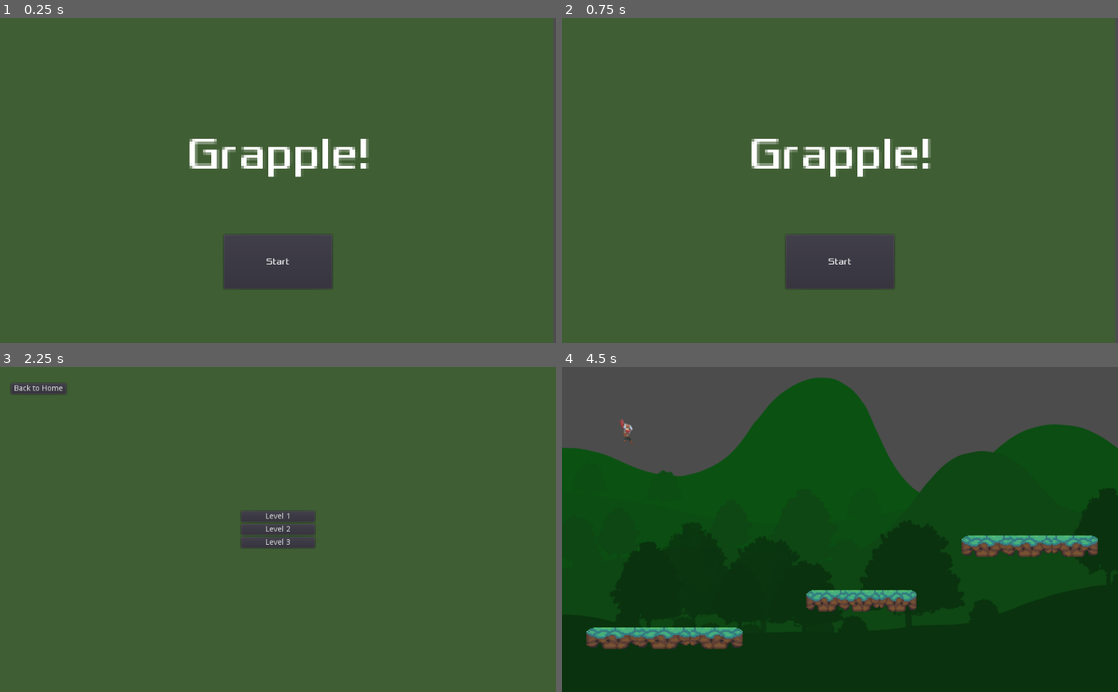
Above: before the commit, frames 1-4 (two rows, left to right).
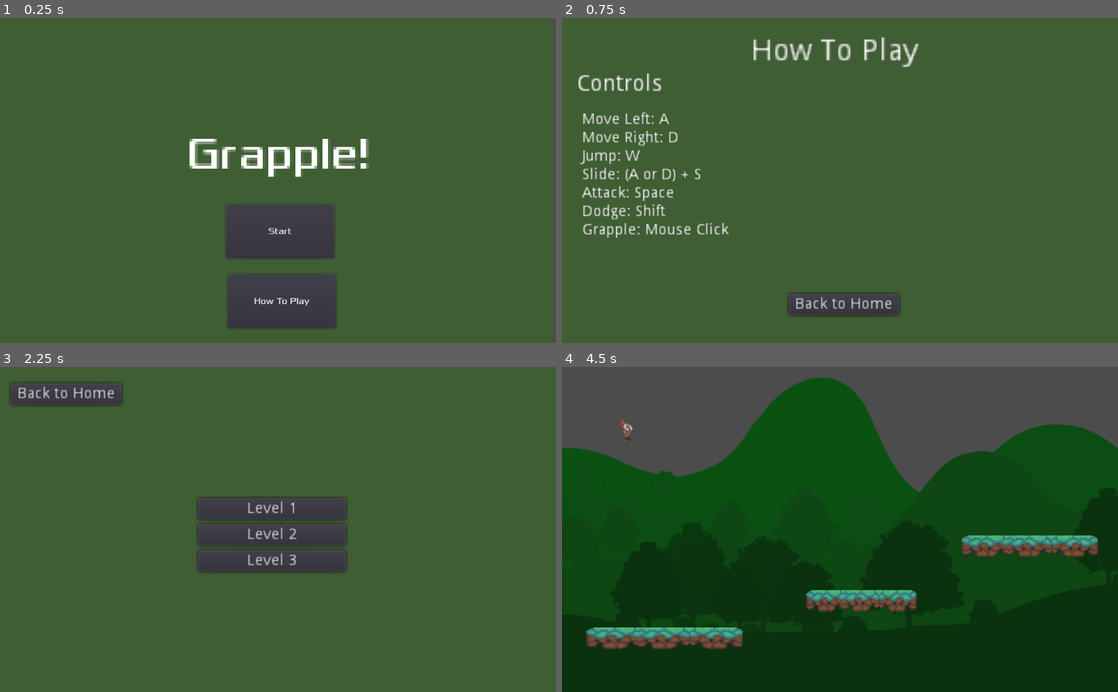
Above: after the commit, the same moments.

Repository: ztd12/GodotGrapple
Game: Godot game, scene res://HUD/Main Menu.tscn
The game is run twice, just before and just after one commit, with the same random seed, the same clock (stepped at 60 frames per second) and the same inputs.
Inputs (mouse positions are in pixels of both pictures, inside the frame that each line leads up to):
- Up to frame 1 (0.25 s): no input
- Up to frame 2 (0.75 s): click (845, 300) at 0.5 s, where only the run after the commit has a clickable "How To Play"
- Up to frame 3 (2.25 s): click (283, 653) at 1.25 s, where only the run after the commit has a clickable "Back to Home"; click "Start" at 2 s
- Up to frame 4 (4.5 s): click "Back to Home" at 2.75 s; click "Start" at 3.5 s; click "Level 1" at 4.25 s

The runs differ from the first frame. In frame 1, 5.2% of the frame differs, in the area x 40-61%, y 57-96%; in frame 2, 9.4%, in the area x 2-67%, y 5-92%; in frame 3, 5.9%; in frame 4, nothing differs.

Commit message:
add how to menu

Diff:
--- /dev/null
+++ b/HUD/How To Menu.tscn
@@ -0,0 +1,55 @@
+[gd_scene load_steps=2 format=2]
+
+[ext_resource path="res://HUD/how_to_menu.gd" type="Script" id=1]
+
+[node name="How To Menu" type="Control"]
+script = ExtResource( 1 )
+
+[node name="ColorRect" type="ColorRect" parent="."]
+margin_right = 1024.0
+margin_bottom = 600.0
+color = Color( 0.25098, 0.368627, 0.203922, 1 )
+
+[node name="Label" type="Label" parent="."]
+anchor_right = 1.0
+anchor_bottom = 1.0
+margin_left = 348.0
+margin_top = 35.0
+margin_right = 425.0
+margin_bottom = 49.0
+rect_scale = Vector2( 4, 4 )
+text = "How To Play"
+
+[node name="Label3" type="Label" parent="."]
+anchor_right = 1.0
+anchor_bottom = 1.0
+margin_left = 27.0
+margin_top = 102.0
+margin_right = 104.0
+margin_bottom = 116.0
+rect_scale = Vector2( 3, 3 )
+text = "Controls"
+
+[node name="Label2" type="Label" parent="."]
+margin_left = 37.0
+margin_top = 174.0
+margin_right = 172.0
+margin_bottom = 324.0
+rect_scale = Vector2( 2, 2 )
+text = "Move Left: A
+Move Right: D
+Jump: W
+Slide: (A or D) + S
+Attack: Space
+Dodge: Shift
+Grapple: Mouse Click"
+
+[node name="homeButton" type="Button" parent="."]
+margin_left = 417.0
+margin_top = 509.0
+margin_right = 519.0
+margin_bottom = 529.0
+rect_scale = Vector2( 2, 2 )
+text = "Back to Home"
+
+[connection signal="pressed" from="homeButton" to="." method="_on_homeButton_pressed"]
--- a/HUD/Level Menu.tscn
+++ b/HUD/Level Menu.tscn
@@ -17,10 +17,11 @@
 anchor_top = 0.5
 anchor_right = 0.5
 anchor_bottom = 0.5
-margin_left = -68.0
-margin_top = -34.0
-margin_right = 68.0
-margin_bottom = 34.0
+margin_left = -147.0
+margin_top = -58.0
+margin_right = -11.0
+margin_bottom = 10.0
+rect_scale = Vector2( 2, 2 )
 
 [node name="Level 1" type="Button" parent="VBoxContainer"]
 margin_right = 136.0
@@ -44,6 +45,7 @@
 margin_top = 30.0
 margin_right = 122.0
 margin_bottom = 50.0
+rect_scale = Vector2( 2, 2 )
 text = "Back to Home"
 
 [connection signal="pressed" from="VBoxContainer/Level 1" to="." method="_on_Level_1_pressed"]
--- a/HUD/Main Menu.gd
+++ b/HUD/Main Menu.gd
@@ -18,3 +18,9 @@
 
 func _on_StartButton_pressed():
 	get_tree().change_scene("res://HUD/Level Menu.tscn")
+
+
+
+
+func _on_HowToButton_pressed():
+	get_tree().change_scene("res://HUD/How To Menu.tscn")
--- a/HUD/Main Menu.tscn
+++ b/HUD/Main Menu.tscn
@@ -35,11 +35,25 @@
 anchor_top = 1.0
 anchor_right = 0.5
 anchor_bottom = 1.0
-margin_left = -100.0
-margin_top = -200.0
-margin_right = 100.0
-margin_bottom = -100.0
+margin_left = -96.0
+margin_top = -256.0
+margin_right = 104.0
+margin_bottom = -156.0
 custom_fonts/font = SubResource( 3 )
 text = "Start"
 
+[node name="HowToButton" type="Button" parent="."]
+anchor_left = 0.5
+anchor_top = 1.0
+anchor_right = 0.5
+anchor_bottom = 1.0
+margin_left = -93.0
+margin_top = -127.0
+margin_right = 107.0
+margin_bottom = -27.0
+custom_fonts/font = SubResource( 3 )
+text = "How To Play"
+
 [connection signal="pressed" from="StartButton" to="." method="_on_StartButton_pressed"]
+[connection signal="pressed" from="HowToButton" to="." method="_on_HowToButton_pressed"]
+[connection signal="pressed" from="HowToButton" to="." method="_on_StartButton_pressed"]
--- /dev/null
+++ b/HUD/how_to_menu.gd
@@ -0,0 +1,6 @@
+extends Control
+
+
+
+func _on_homeButton_pressed():
+	get_tree().change_scene("res://HUD/Main Menu.tscn")
